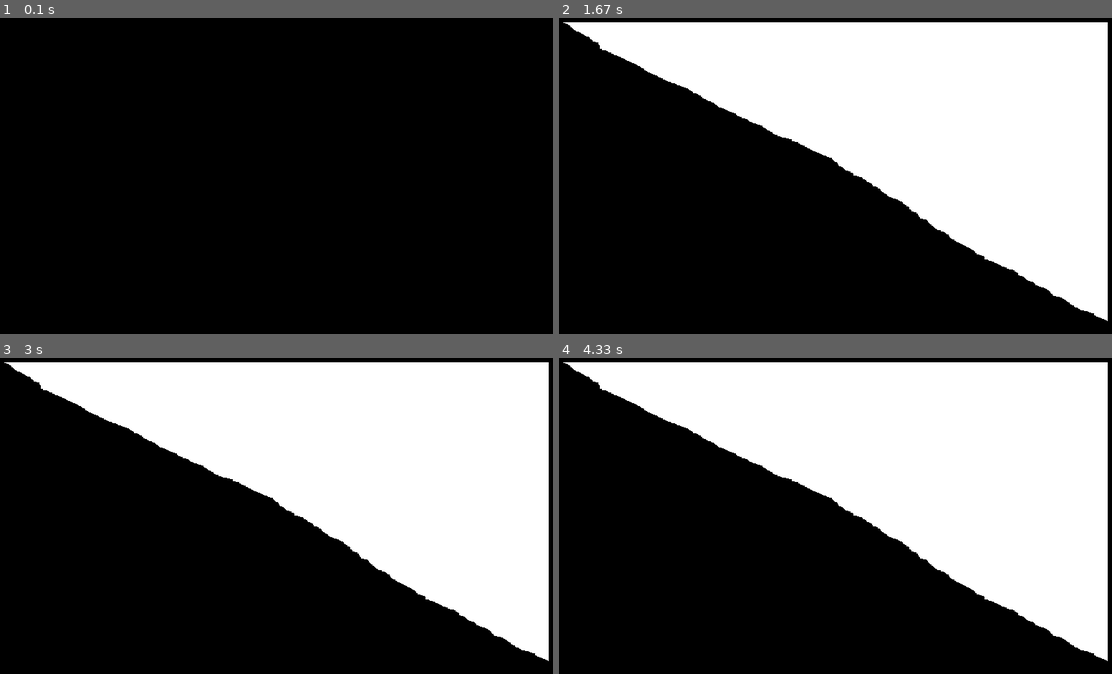
Above: before the commit, frames 1-4 (two rows, left to right).
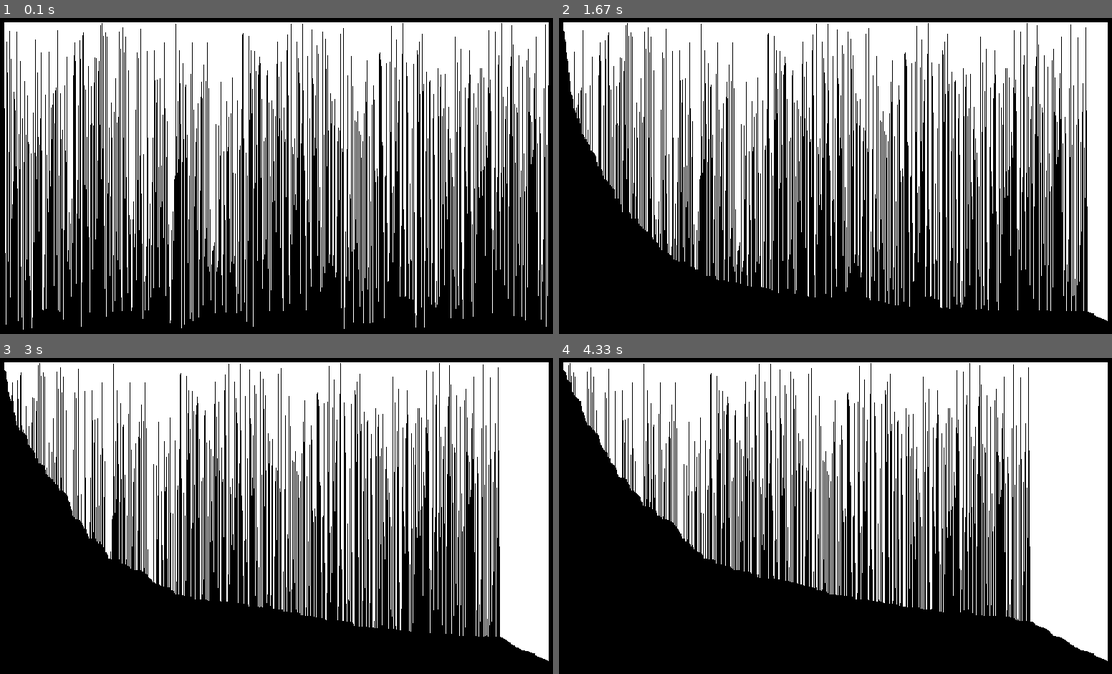
Above: after the commit, the same moments.

Repository: necromancerthedark/SortingVisinPygame
Game: pygame game, started from sortviz.py
The game is run twice, just before and just after one commit, with the same random seed, the same clock (stepped at 60 frames per second) and the same inputs.
Inputs:
- Up to frame 1 (0.1 s): no input
- Up to frame 2 (1.67 s): no input
- Up to frame 3 (3 s): no input
- Up to frame 4 (4.33 s): no input

The runs differ from the first frame. In frame 1, 47% of the frame differs, in the area x 0-100%, y 1-99%; in frame 2, 28%; in frame 3, 23%; in frame 4, 19%.

Commit message:
Finally Completed! Visualisation Works Flawlessly

Diff:
--- a/sortviz.py
+++ b/sortviz.py
@@ -4,6 +4,7 @@
 black =(0,0,0)
 pygame.init()
 values = []
+clock = pygame.time.Clock()
 
 window = pygame.display.set_mode((800,500))
 window.fill(black)
@@ -14,14 +15,18 @@
     values.append(Y)
 
 print(len(values))
+temp = 0
 
 # for i in values:
 #     if(X<780):
 #         pygame.draw.line(window,white,[X,20],[X,i])
 #         X+=1
 flag =0
+k=0
+j=0
 while not gameexit:
     X=20
+    window.fill(black)
     for i in values:
         if(X<780):
             pygame.draw.line(window,white,[X,20],[X,i])
@@ -29,13 +34,29 @@
             # pygame.display.update()
         flag+=1
 
+    clock.tick(30)
+
     pygame.display.update()
-    for k in range(len(values)):
+    # for k in range(len(values)):
+    #     for j in range(len(values)-k-1):
+    #         if values[j]>values[j+1]:
+    #             values[j],values[j+1] = values[j+1],values[j]
+
+    if k<len(values):
         for j in range(len(values)-k-1):
             if values[j]>values[j+1]:
                 values[j],values[j+1] = values[j+1],values[j]
 
-    window.fill(black)
+    # j=j+1
+    # temp = k
+    if j<len(values)-k-1:
+        k+=1
+        #j=0
+    # if temp+1 == k:
+    #     j=0
+
+
+   # window.fill(black)
     # for i in values:
     #     if(X<780):
     #         print(i)
